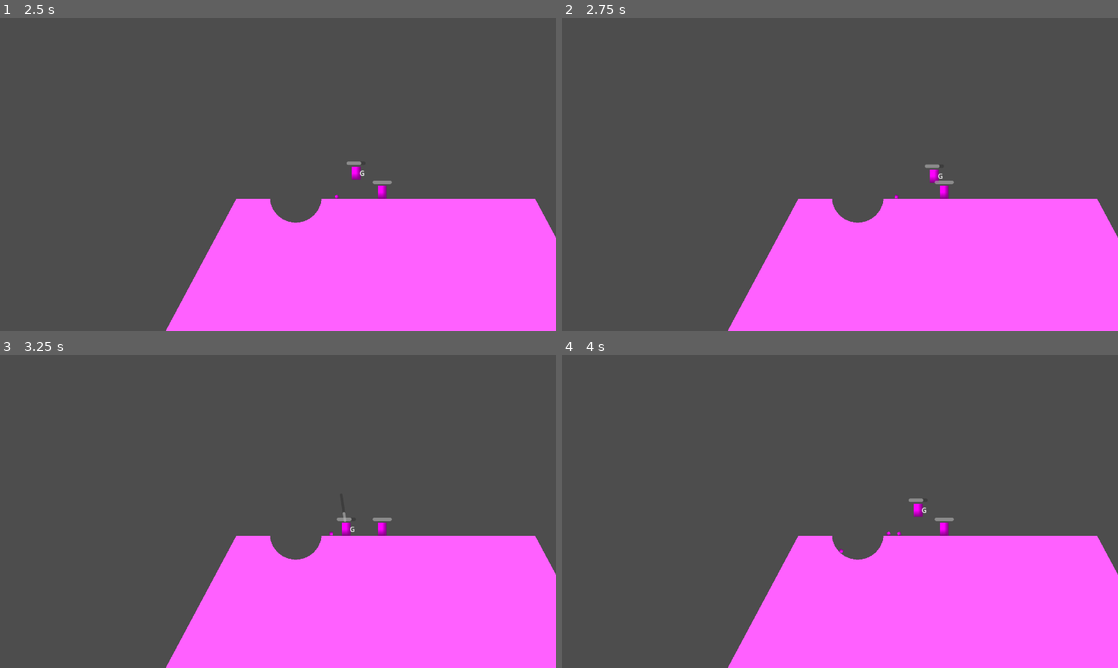
Above: before the commit, frames 1-4 (two rows, left to right).
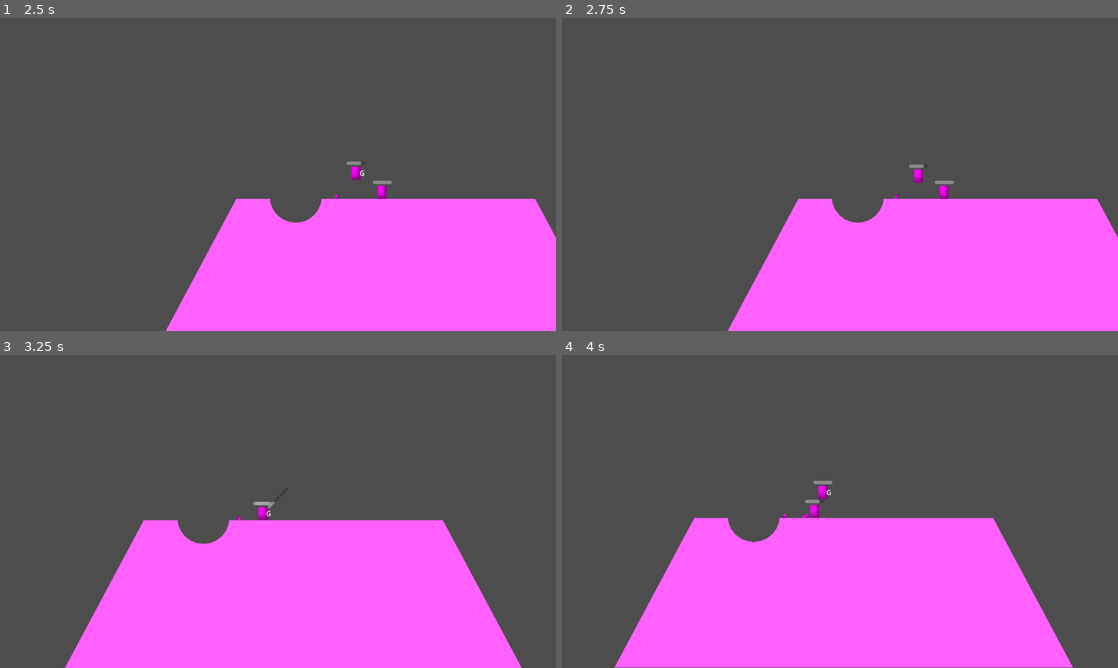
Above: after the commit, the same moments.

Repository: fredchien3/20-game-challenge
Game: Godot game, scene res://main/main.tscn
The game is run twice, just before and just after one commit, with the same random seed, the same clock (stepped at 60 frames per second) and the same inputs.
Inputs (mouse positions are in pixels of both pictures, inside the frame that each line leads up to):
- Up to frame 1 (2.5 s): click "Start" at 0.5 s; tap Enter (ui_accept) at 1.25, 1.52, 2.27 s; move the mouse to (400, 158) at 1.27 s; hold 2 (select_bazooka) 1.28-2.03 s; hold D (move_right) from 1.28 s (still down); click (400, 158) at 1.42 s; move the mouse to (166, 190) at 2.02 s; tap 1 (select_grenade) at 2.1 s; click (166, 190) at 2.17 s
- Up to frame 2 (2.75 s): keep holding D (move_right)
- Up to frame 3 (3.25 s): move the mouse to (333, 442) at 2.77 s; release D (move_right) at 2.78 s; press the mouse at (333, 442) at 2.78 s; hold A (move_left) from 2.78 s (still down)
- Up to frame 4 (4 s): move the mouse to (812, 574) at 3.52 s; release A (move_left) at 3.53 s; release the mouse at (812, 574) at 3.53 s; hold D (move_right) from 3.53 s (still down); tap I at 3.6 s; click (812, 574) at 3.67 s; tap Enter (ui_accept) at 3.77 s

Frame 1 is identical in both runs. In frame 2, 0.2% of the frame differs, in the area x 62-69%, y 46-53%; in frame 3, 16%; in frame 4, 18%, in the area x 9-100%, y 40-100%.

Commit message:
Cycle worm after firing weapon

Diff:
--- a/7--worms/main/level.gd
+++ b/7--worms/main/level.gd
@@ -1,4 +1,7 @@
 extends Node2D
+
+## How long to wait after explosion before cycling active worm
+const WORM_CYCLE_DELAY := 1.0
 
 @export var terrain: StaticBody2D
 @export var camera: Camera2D
@@ -59,12 +62,19 @@
 
 func _on_worm_grenade_thrown(grenade: RigidBody2D) -> void:
 	add_child(grenade)
-	grenade.exploded.connect(_on_explosion)
+	grenade.exploded.connect(_on_weapon_explosion)
 
 
 func _on_worm_bazooka_shot(bazooka: RigidBody2D) -> void:
 	add_child(bazooka)
-	bazooka.exploded.connect(_on_explosion)
+	bazooka.exploded.connect(_on_weapon_explosion)
+
+
+## Calls _on_explosion handler, and adds a delayed worm cycle
+func _on_weapon_explosion(pos, radius):
+	_on_explosion(pos, radius)
+	await get_tree().create_timer(WORM_CYCLE_DELAY).timeout
+	cycle_active_worm()
 
 
 func _on_explosion(pos, radius):
--- a/7--worms/worm/worm.gd
+++ b/7--worms/worm/worm.gd
@@ -8,6 +8,8 @@
 # Movement
 const SPEED := 150.0
 const JUMP_VELOCITY := -300.0
+## How long the worm gets to move for after firing weapon
+const MOVEMENT_ALLOWANCE_AFTER_FIRING := 1.0
 
 @export var explosion_radius: float
 # Aiming/charging
@@ -56,6 +58,9 @@
 		else:
 			printerr("Weapon not implemented")
 		power = 0
+
+		await get_tree().create_timer(MOVEMENT_ALLOWANCE_AFTER_FIRING).timeout
+		active = false
 
 	if event.is_action_pressed("select_grenade"):
 		current_weapon = GrenadeScene
